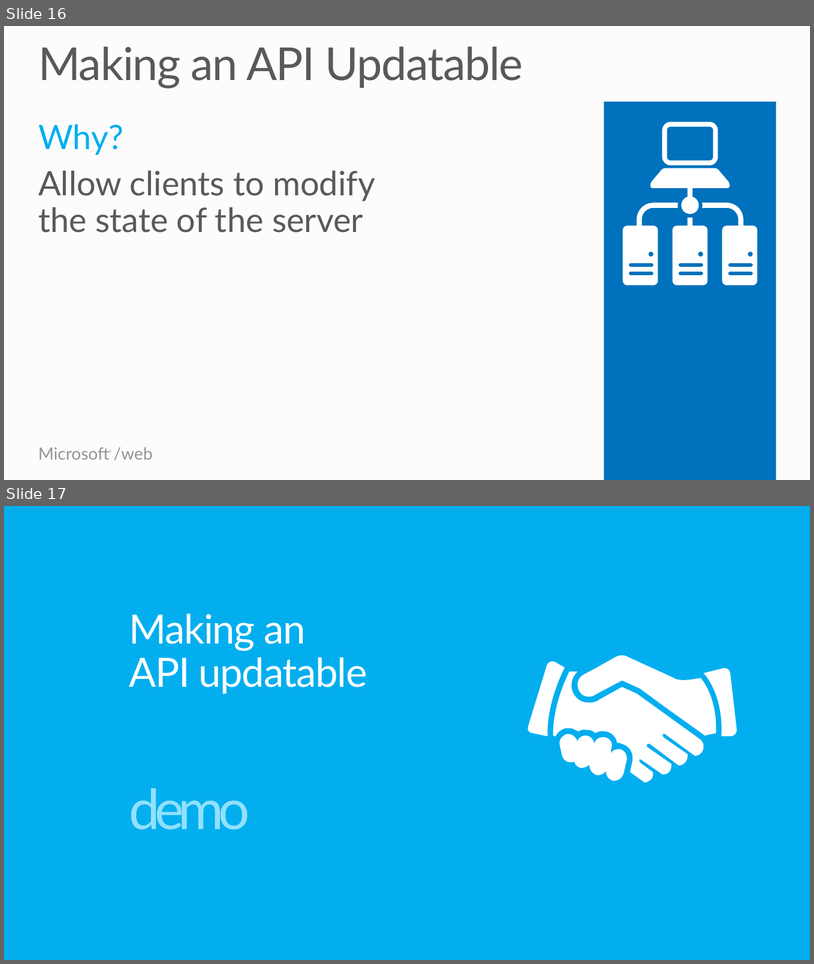
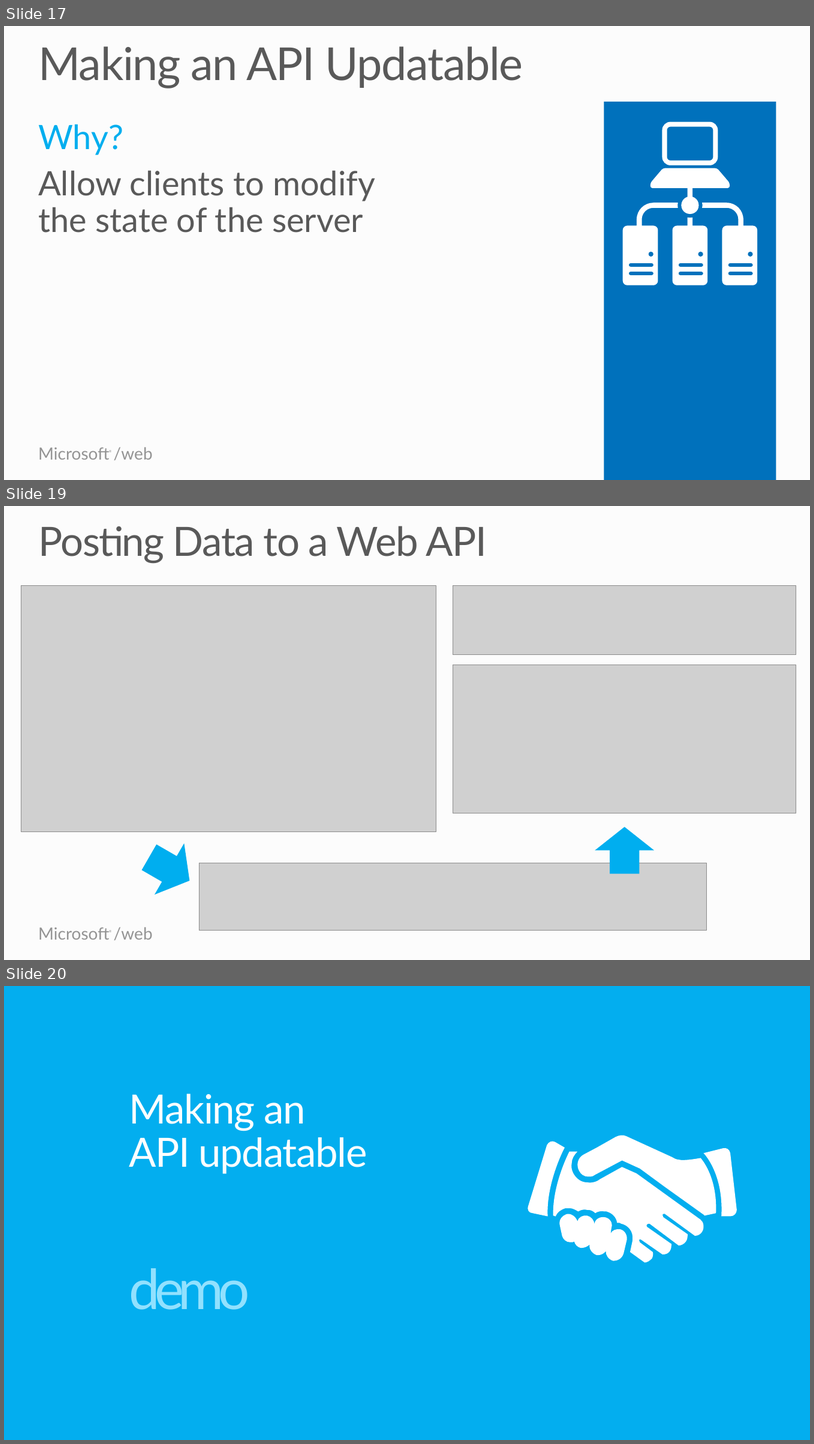
Before and after one commit to Microsoft-Web/WebTK-Presentations, a slide deck: AddingWebApiToASPNETSite/AddingWebApiToASPNETSite.pptx. Shown one above the other, each under a label of ours: slides 16 and 17 before the commit, slides 17, 19 and 20 after it; the slides between them are not shown. The pictures are 814x964 and 814x1444 pixels, drawn with LibreOffice and Linux fonts; fonts in the diff are those of the drawing; grey boxes stand for pictures. Boxes give left, top, right and bottom in pixels: in the first picture for what was removed or moved away, otherwise in the second. Text is boxed around its words. In the diff, an @@ line names an element or a change of style, - is before the commit and + after.

```diff
--- a/AddingWebApiToASPNETSite/AddingWebApiToASPNETSite.pptx
+++ b/AddingWebApiToASPNETSite/AddingWebApiToASPNETSite.pptx
@@ slide 19 added at bbox=[4, 506, 810, 960], background #FCFCFC; not listed: 2 template elements that a slide beside it also shows @@
@@ title added at bbox=[38, 526, 487, 563], 48 pt, text #595959 @@
+Posting Data to a Web API
@@ picture added at bbox=[21, 585, 437, 831] @@
@@ picture added at bbox=[453, 585, 797, 655] @@
@@ picture added at bbox=[453, 664, 797, 813] @@
@@ up arrow added at bbox=[595, 826, 654, 873], fill #00AEEF @@
@@ up arrow added at bbox=[135, 831, 205, 906], fill #00AEEF @@
@@ picture added at bbox=[200, 862, 707, 930] @@
@@ what was slide 16 is now slide 17 @@
@@ what was slide 17 is now slide 20 @@
```
Also in this commit, not shown: 2 slides changed, 4 other slides added, 3 slides removed, 1 other file.
